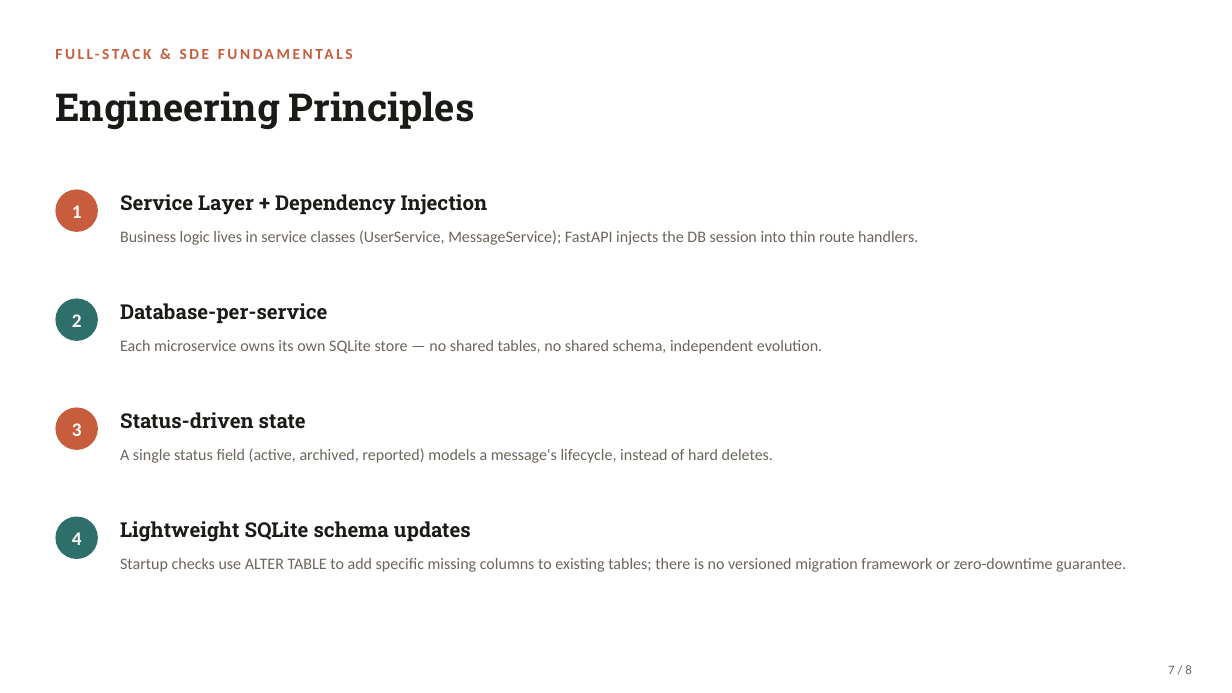
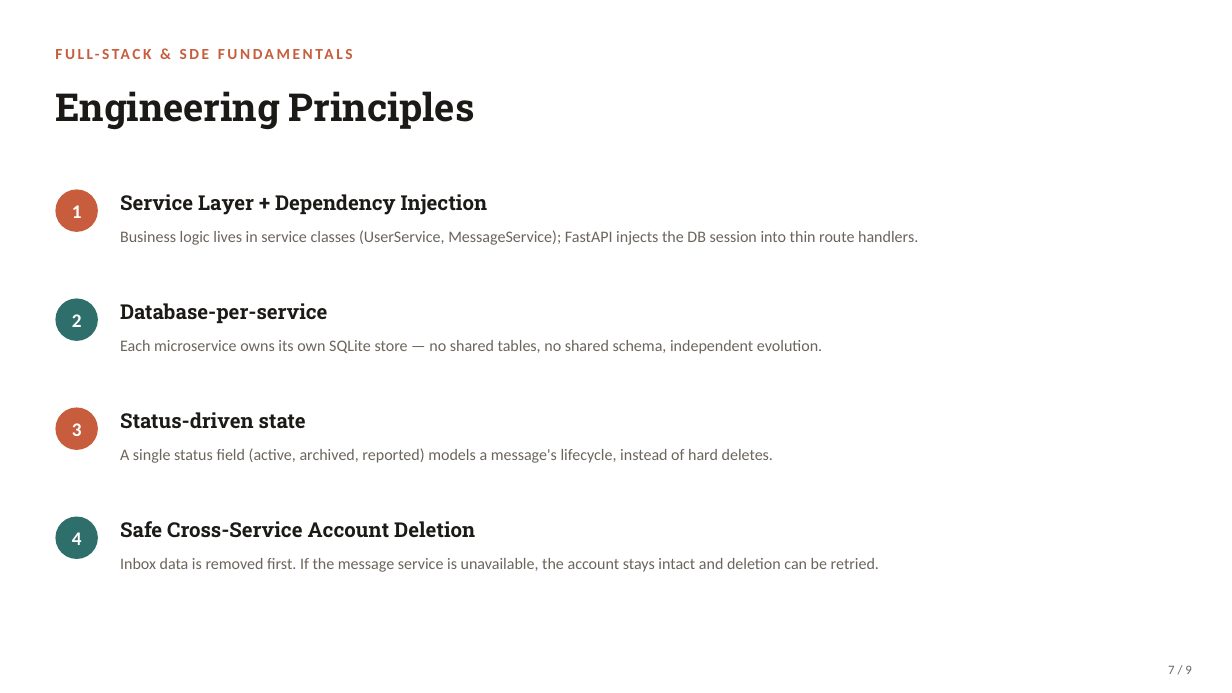
Before and after one commit to VedanshuPatel/Secret-Inbox, a slide deck: slide 7 of Secret_Inbox_Overview.pptx. Drawn at 1232x693 pixels with LibreOffice and Linux fonts; fonts in the diff are those of the drawing. Boxes give left, top, right and bottom in pixels: in the first picture for what was removed or moved away, otherwise in the second. Text is boxed around its words. In the diff, an @@ line names an element or a change of style, - is before the commit and + after.

```diff
--- a/Secret_Inbox_Overview.pptx
+++ b/Secret_Inbox_Overview.pptx
@@ text at (120,521,475,538): text changed @@
-Lightweight SQLite schema updates
+Safe Cross-Service Account Deletion
@@ text at (120,558,879,572): text changed @@
-Startup checks use ALTER TABLE to add specific missing columns to existing tables; there is no versioned migration framework or zero-downtime guarantee.
+Inbox data is removed first. If the message service is unavailable, the account stays intact and deletion can be retried.
@@ text at (1168,665,1191,674): text changed @@
-7 / 8
+7 / 9
```
Also in this commit, not shown: 5 other slides changed, 1 slide added, 1 slide removed, 20 other files.
